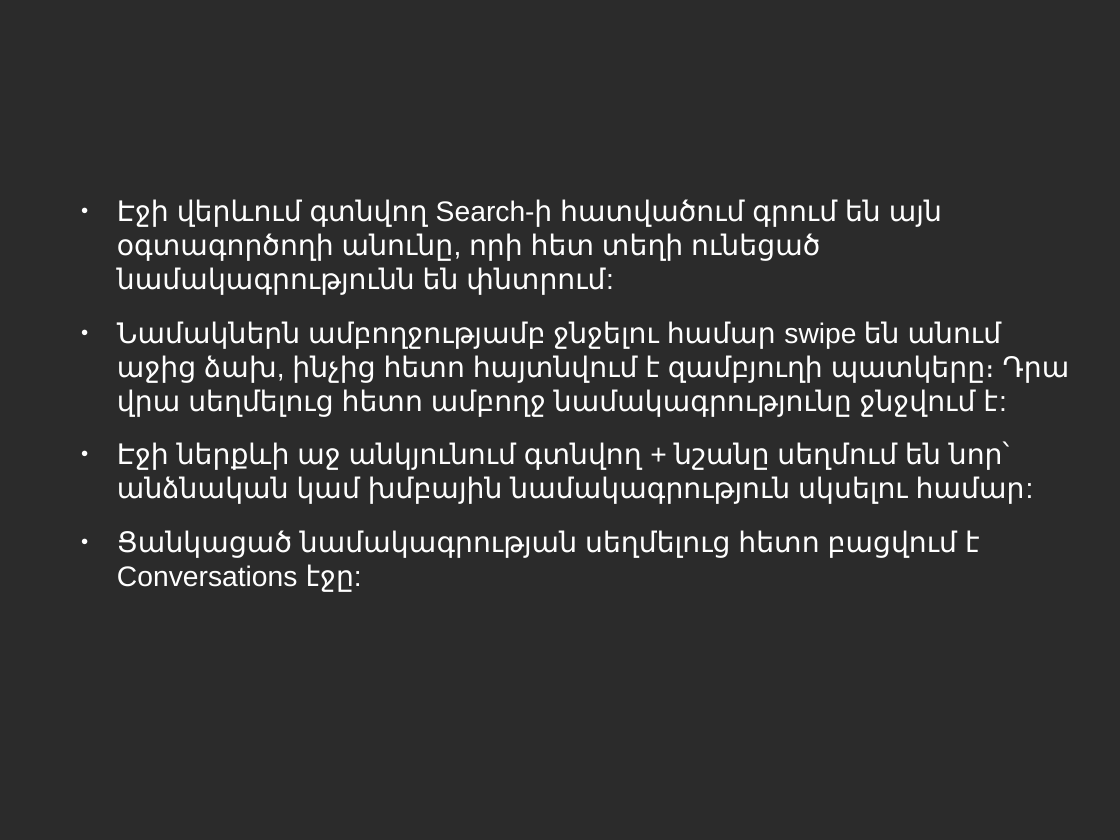
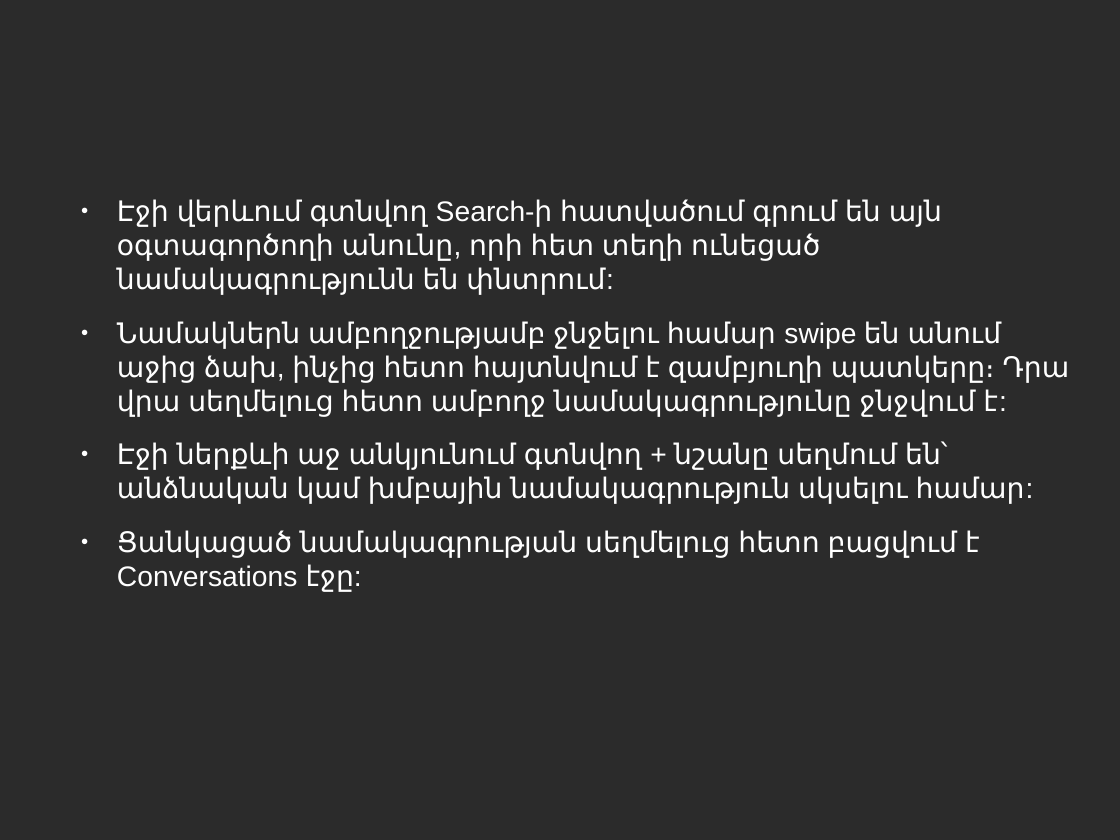
Before and after one commit to vanit-basic/instant_messenger, a slide deck: slide 16 of Documentation/Documentation.odp. Drawn at 1120x840 pixels with LibreOffice and Linux fonts; fonts in the diff are those of the drawing; background and template pictures are left out; a plain dark background stands for a picture behind light text. Boxes give left, top, right and bottom in pixels: in the first picture for what was removed or moved away, otherwise in the second. Text is boxed around its words. In the diff, an @@ line names an element or a change of style, - is before the commit and + after.

```diff
--- a/Documentation/Documentation.odp
+++ b/Documentation/Documentation.odp
@@ text at (117, 442, 1025, 504): text changed @@
-● Էջի ներքևի աջ անկյունում գտնվող + նշանը սեղմում են նոր՝ անձնական կամ խմբային նամակագրություն սկսելու համար:
+● Էջի ներքևի աջ անկյունում գտնվող + նշանը սեղմում են՝ անձնական կամ խմբային նամակագրություն սկսելու համար:
```
Also in this commit, not shown: 20 other slides changed.
